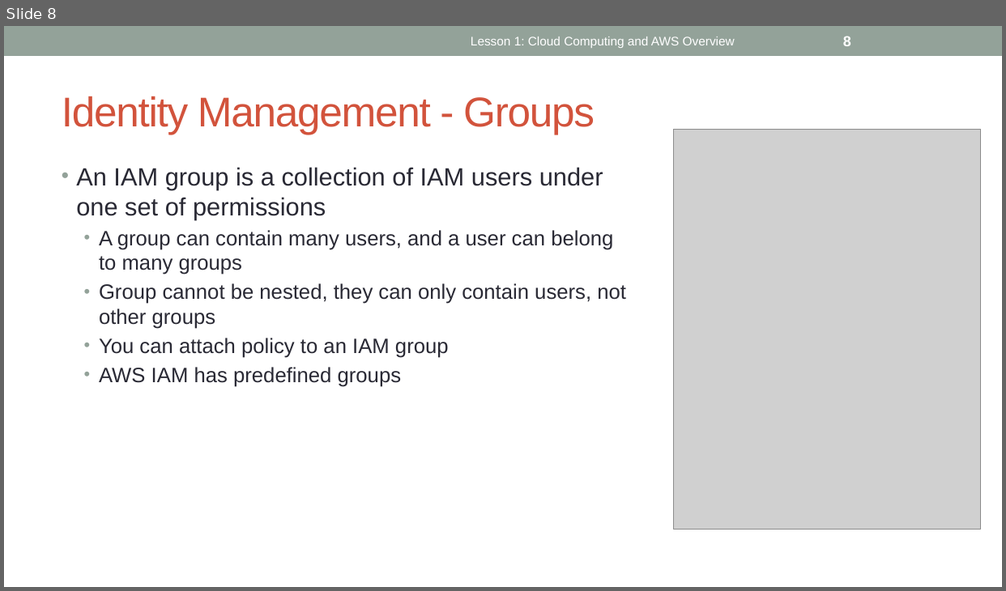
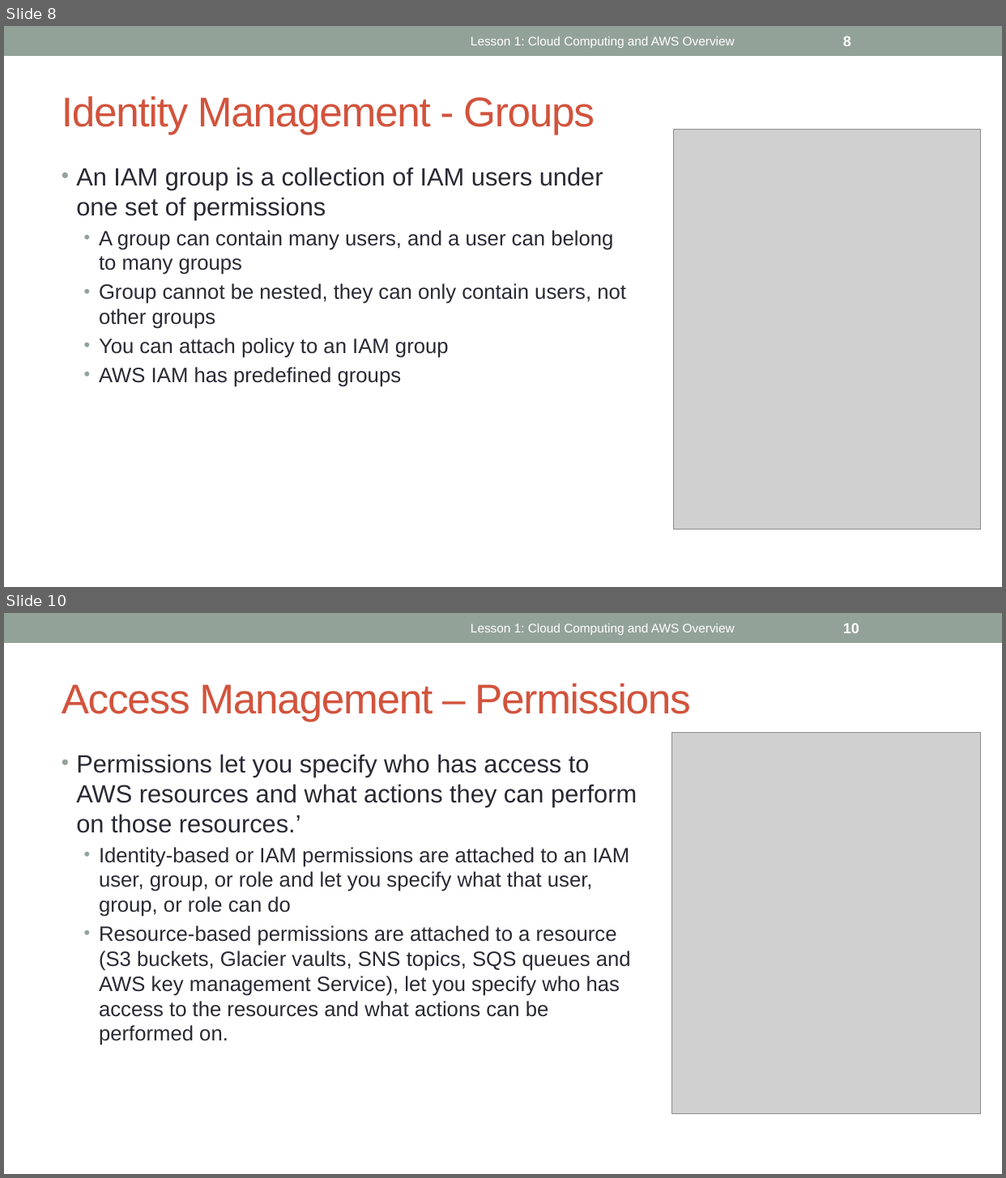
Before and after one commit to ignis01/aws101, a slide deck: aws101-2.pptx. Shown one above the other, each under a label of ours: slide 8 before the commit, slides 8 and 10 after it; the slides between them are not shown. The pictures are 1006x591 and 1006x1178 pixels, drawn with LibreOffice and Linux fonts; fonts in the diff are those of the drawing; grey boxes stand for pictures. Boxes give left, top, right and bottom in pixels: in the first picture for what was removed or moved away, otherwise in the second. Text is boxed around its words. In the diff, an @@ line names an element or a change of style, - is before the commit and + after.

```diff
--- a/aws101-2.pptx
+++ b/aws101-2.pptx
@@ slide 10 added at (x1=4, y1=613, x2=1002, y2=1174), background #FFFFFF; not listed: 1 template element that a slide beside it also shows @@
@@ text added at (x1=471, y1=624, x2=735, y2=635), 12 pt, text #FFFFFF @@
+Lesson 1: Cloud Computing and AWS Overview
@@ page number added at (x1=843, y1=623, x2=859, y2=633), 14 pt, text #FFFFFF, bold @@
+10
@@ title added at (x1=62, y1=683, x2=691, y2=722), 40 pt, text #D2533C @@
+Access Management – Permissions
@@ picture added at (x1=671, y1=732, x2=980, y2=1114) @@
@@ text added at (x1=76, y1=754, x2=637, y2=1046), 20 pt, text #292934 @@
+• Permissions let you specify who has access to AWS resources and what actions they can perform on those resources.’
+  • Identity-based or IAM permissions are attached to an IAM user, group, or role and let you specify what that user, group, or role can do
+  • Resource-based permissions are attached to a resource (S3 buckets, Glacier vaults, SNS topics, SQS queues and AWS key management Service), let you specify who has access to the resources and what actions can be performed on.
```
Also in this commit, not shown: 2 slides changed, 1 other slide added.
